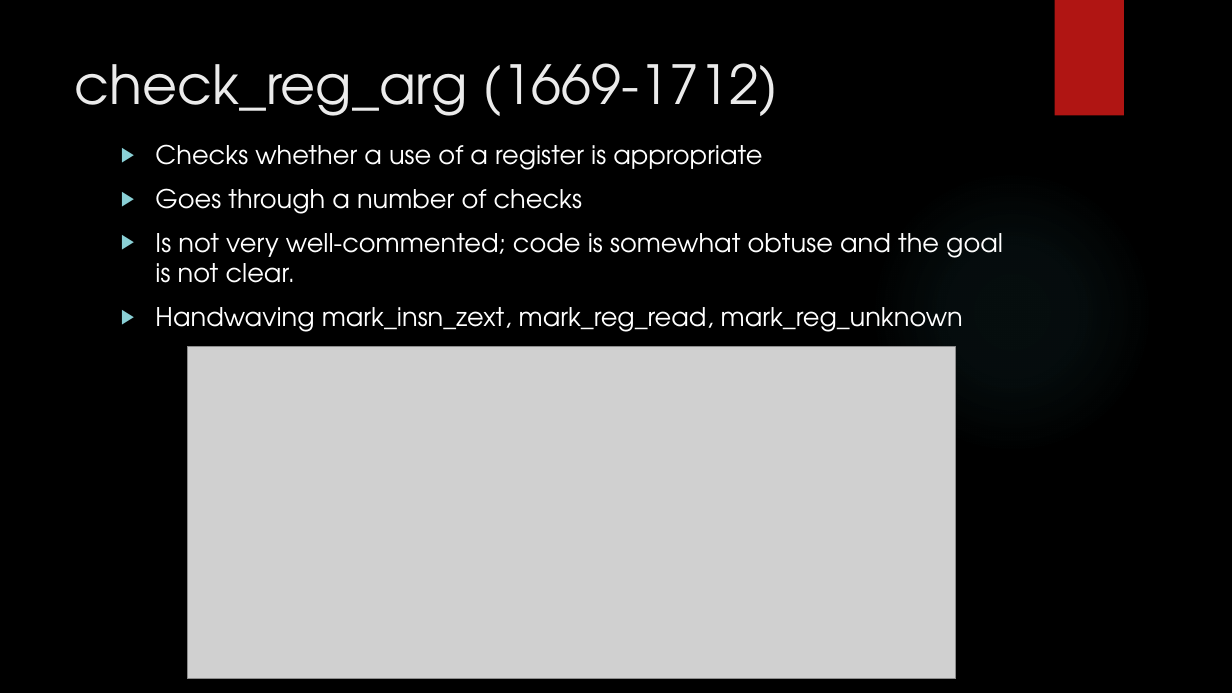
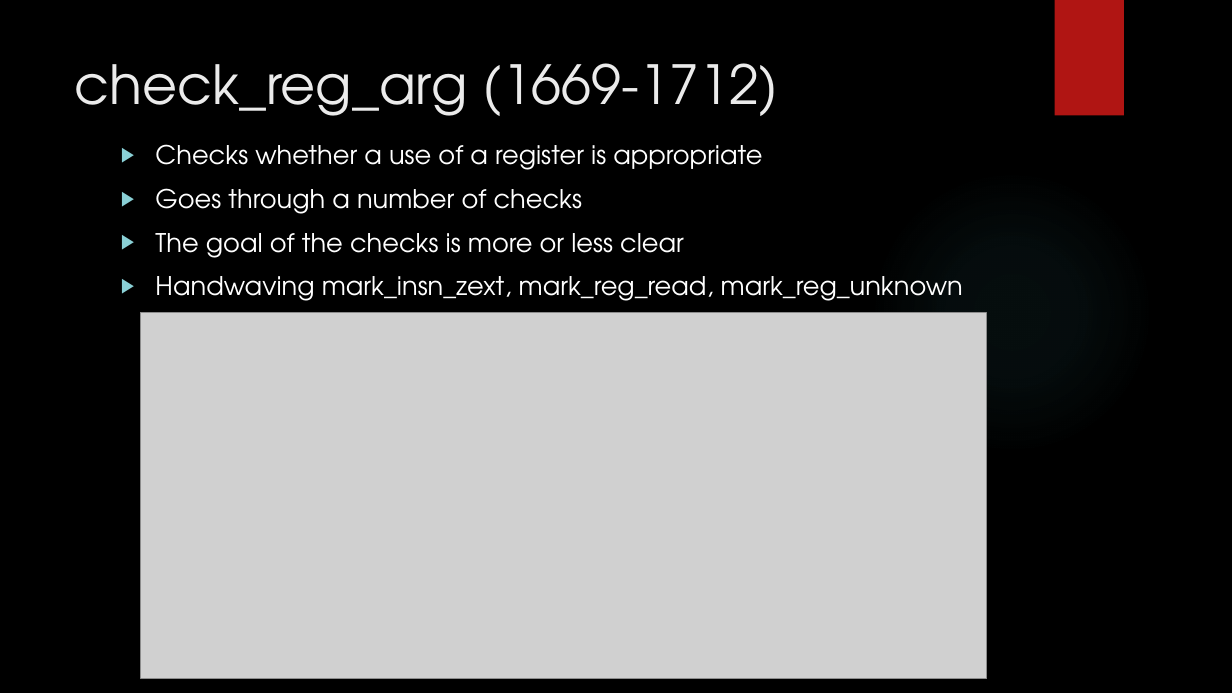
Before and after one commit to JoshCoop1089/eBPF_Verification_Project, a slide deck: slide 4 of Sammy Code Tests/Deliverables/July 20th Tracking BPF_ADD.pptx. Drawn at 1232x693 pixels with LibreOffice and Linux fonts; fonts in the diff are those of the drawing; grey boxes stand for pictures; background and template pictures are left out. Boxes give left, top, right and bottom in pixels: in the first picture for what was removed or moved away, otherwise in the second. Text is boxed around its words. In the diff, an @@ line names an element or a change of style, - is before the commit and + after.

```diff
--- a/Sammy Code Tests/Deliverables/July 20th Tracking BPF_ADD.pptx
+++ b/Sammy Code Tests/Deliverables/July 20th Tracking BPF_ADD.pptx
@@ text at (155, 233, 684, 258): text changed @@
-▶ Is not very well-commented; code is somewhat obtuse and the goal is not clear.
+▶ The goal of the checks is more or less clear
@@ picture: place and size @@
-picture at (188, 347, 957, 678)
+picture at (140, 313, 987, 679)
```
Also in this commit, not shown: 3 other slides changed, 1 slide added.
